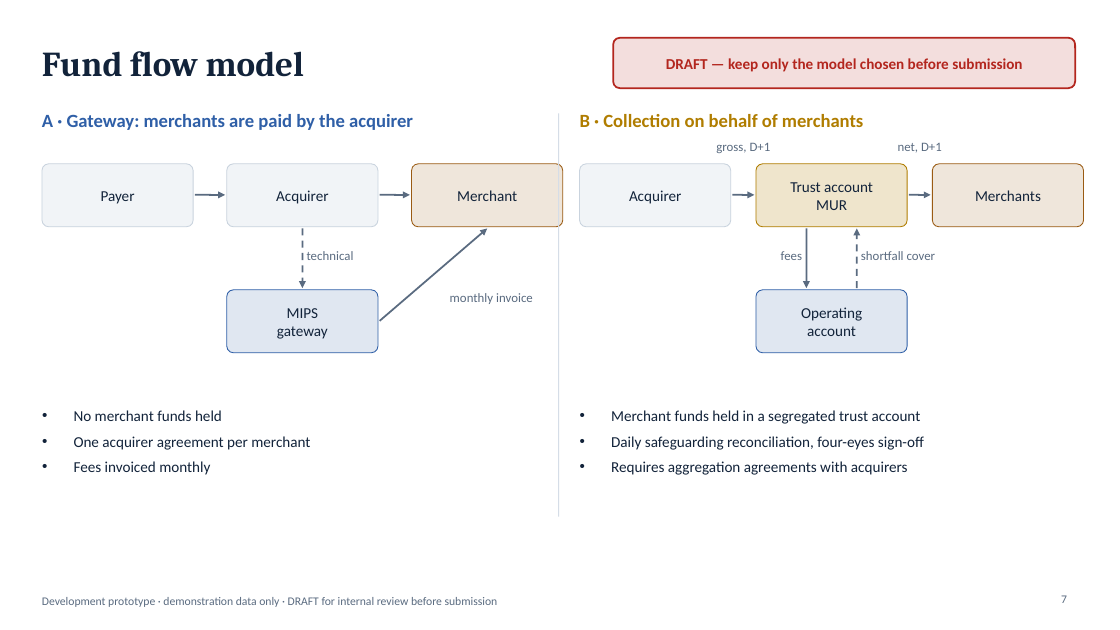
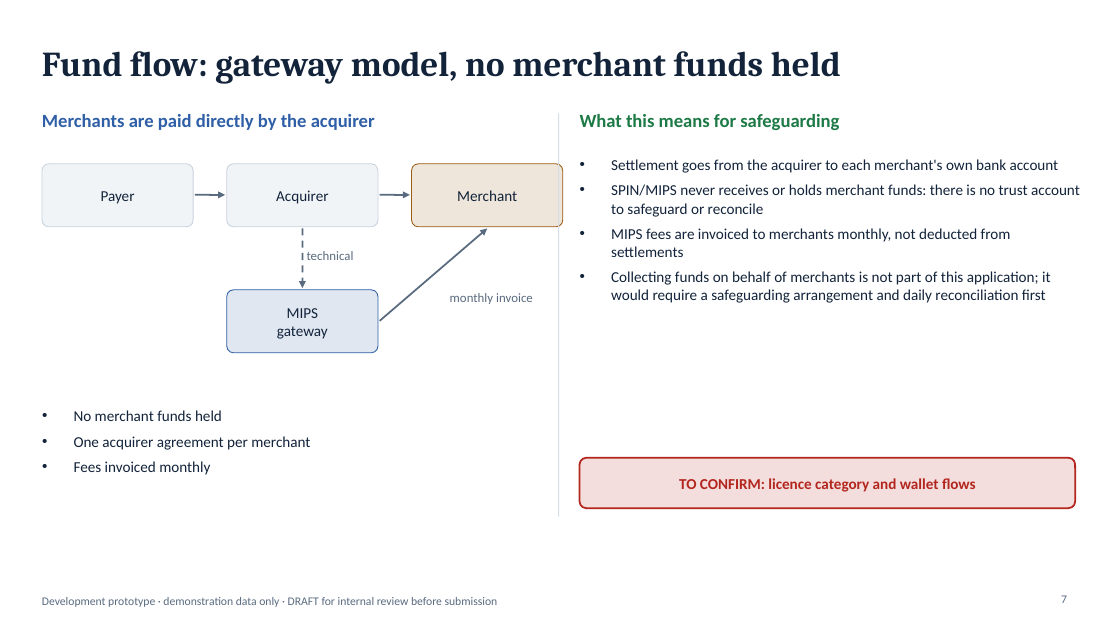
Before and after one commit to fmassonmips/mips-platform, a slide deck: slide 7 of outputs/recap/MIPS-platform-BoM-EN-DRAFT.pptx. Drawn at 1120x630 pixels with LibreOffice and Linux fonts; fonts in the diff are those of the drawing. Boxes give left, top, right and bottom in pixels: in the first picture for what was removed or moved away, otherwise in the second. Text is boxed around its words. In the diff, an @@ line names an element or a change of style, - is before the commit and + after.

```diff
--- a/outputs/recap/MIPS-platform-BoM-EN-DRAFT.pptx
+++ b/outputs/recap/MIPS-platform-BoM-EN-DRAFT.pptx
@@ title at (42, 51, 841, 84): text changed @@
-Fund flow model
+Fund flow: gateway model, no merchant funds held
@@ text removed at (666, 58, 1022, 72) @@
-DRAFT — keep only the model chosen before submission
@@ text at (42, 114, 375, 130): text changed @@
-A · Gateway: merchants are paid by the acquirer
+Merchants are paid directly by the acquirer
@@ text at (580, 114, 839, 130): text changed; text colour #B07D00 to #1D7A46 @@
-B · Collection on behalf of merchants
+What this means for safeguarding
@@ text removed at (716, 143, 771, 153) @@
-gross, D+1
@@ text removed at (898, 143, 942, 152) @@
-net, D+1
@@ rounded rectangle removed at (580, 164, 731, 227) @@
@@ text added at (611, 159, 1080, 303), 13 pt, text #12233A @@
+• Settlement goes from the acquirer to each merchant's own bank account
+• SPIN/MIPS never receives or holds merchant funds: there is no trust account to safeguard or reconcile
+• MIPS fees are invoiced to merchants monthly, not deducted from settlements
+• Collecting funds on behalf of merchants is not part of this application; it would require a safeguarding arrangement and daily reconciliation first
@@ rounded rectangle removed at (756, 164, 907, 227) @@
@@ rounded rectangle removed at (933, 164, 1084, 227) @@
@@ text removed at (629, 190, 681, 204) @@
-Acquirer
@@ arrow removed from (733, 195) to (755, 195) @@
@@ text removed at (790, 182, 873, 210) @@
-Trust account
-MUR
@@ arrow removed from (909, 195) to (931, 195) @@
@@ text removed at (975, 190, 1041, 201) @@
-Merchants
@@ arrow removed from (807, 229) to (807, 288) @@
@@ arrow removed from (857, 288) to (857, 229) @@
@@ text removed at (781, 251, 802, 260) @@
-fees
@@ text removed at (861, 251, 936, 260) @@
-shortfall cover
@@ rounded rectangle removed at (756, 290, 907, 353) @@
@@ text removed at (801, 307, 862, 336) @@
-Operating
-account
@@ text removed at (611, 410, 924, 475) @@
-• Merchant funds held in a segregated trust account
-• Daily safeguarding reconciliation, four-eyes sign-off
-• Requires aggregation agreements with acquirers
@@ rounded rectangle: place and size @@
-rounded rectangle at (613, 38, 1075, 88)
+rounded rectangle at (580, 458, 1075, 508)
@@ text added at (679, 478, 976, 492), 13 pt, text #B3261E, bold @@
+TO CONFIRM: licence category and wallet flows
```
Also in this commit, not shown: 2 other slides changed, 3 other files.
